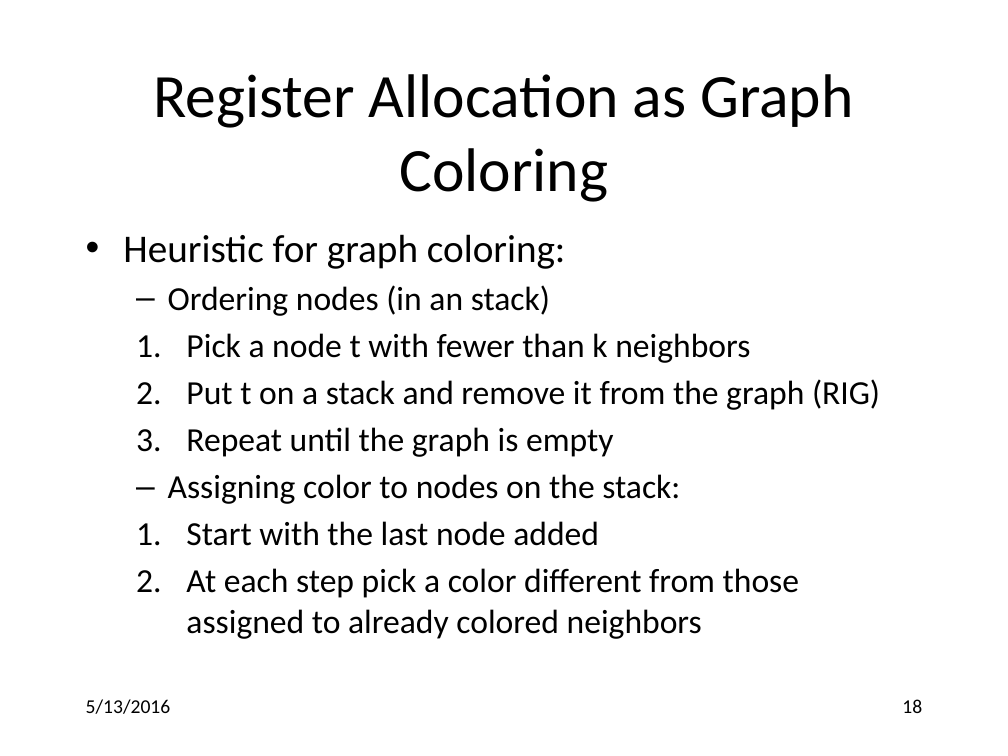
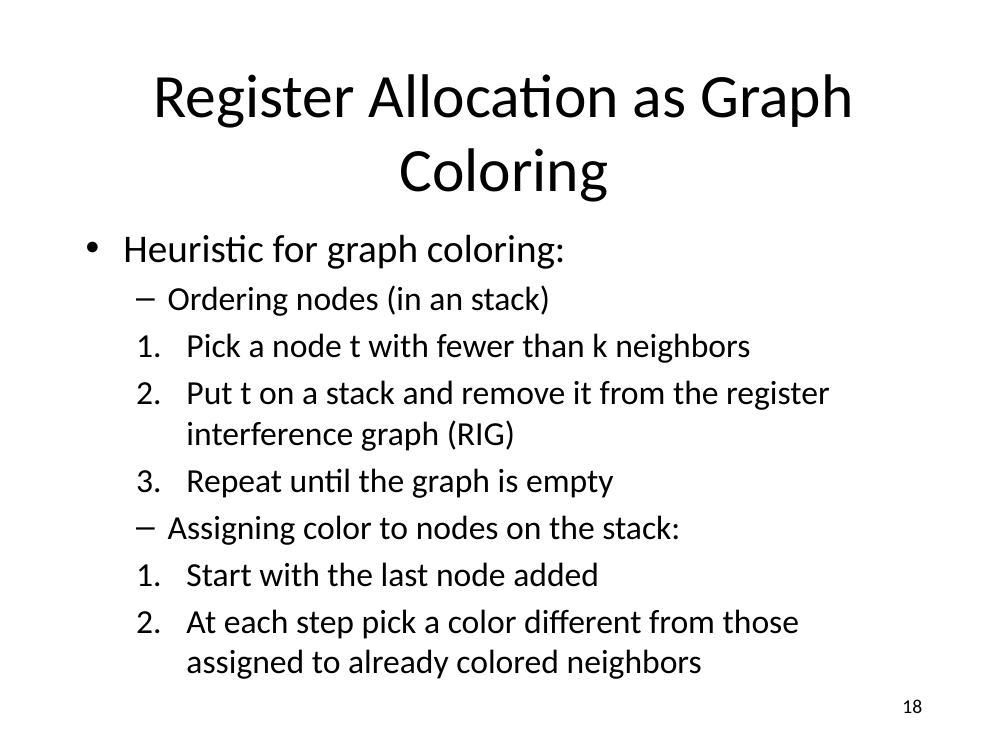
Before and after one commit to anoopsarkar/compilers-class, a slide deck: slide 18 of assets/ppt/opt/regalloc.pptx. Drawn at 1008x756 pixels with LibreOffice and Linux fonts; fonts in the diff are those of the drawing. Boxes give left, top, right and bottom in pixels: in the first picture for what was removed or moved away, otherwise in the second. Text is boxed around its words. In the diff, an @@ line names an element or a change of style, - is before the commit and + after.

```diff
--- a/assets/ppt/opt/regalloc.pptx
+++ b/assets/ppt/opt/regalloc.pptx
@@ text at (186, 380, 830, 451): text changed @@
-  2. Put t on a stack and remove it from the graph (RIG)
+  2. Put t on a stack and remove it from the register interference graph (RIG)
@@ text removed at (86, 699, 171, 714) @@
-5/13/2016
```
Also in this commit, not shown: 89 other slides changed, 1 slide added, 1 slide removed, 3 other files.
